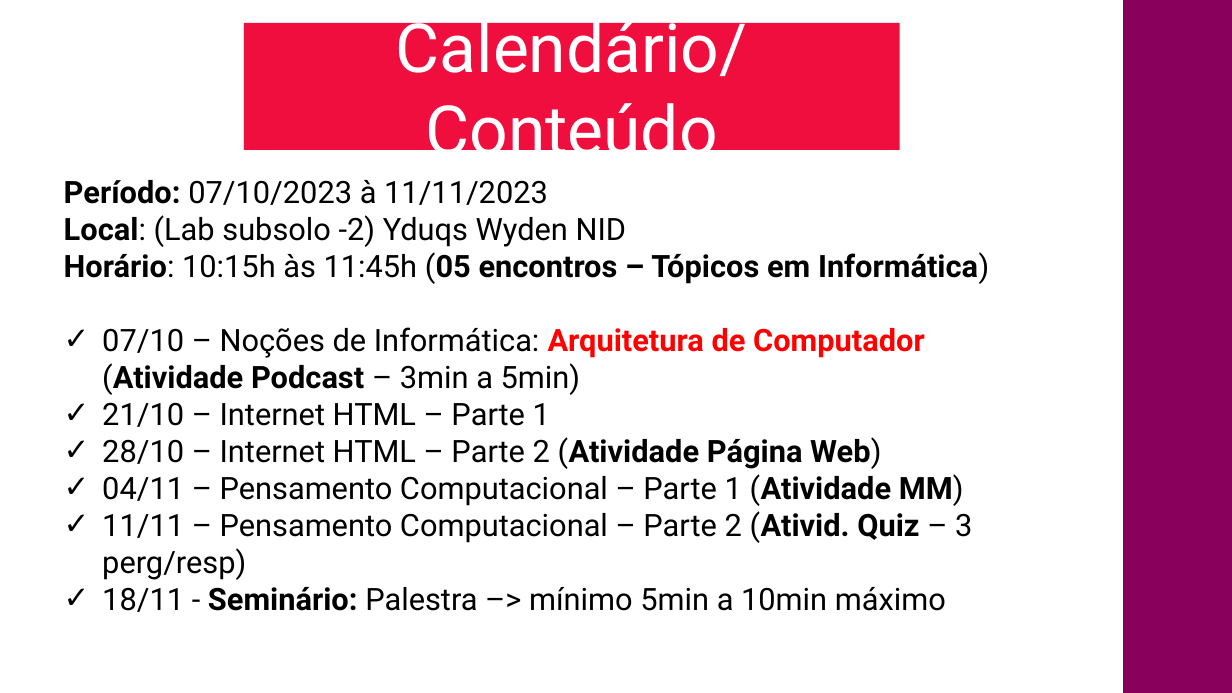
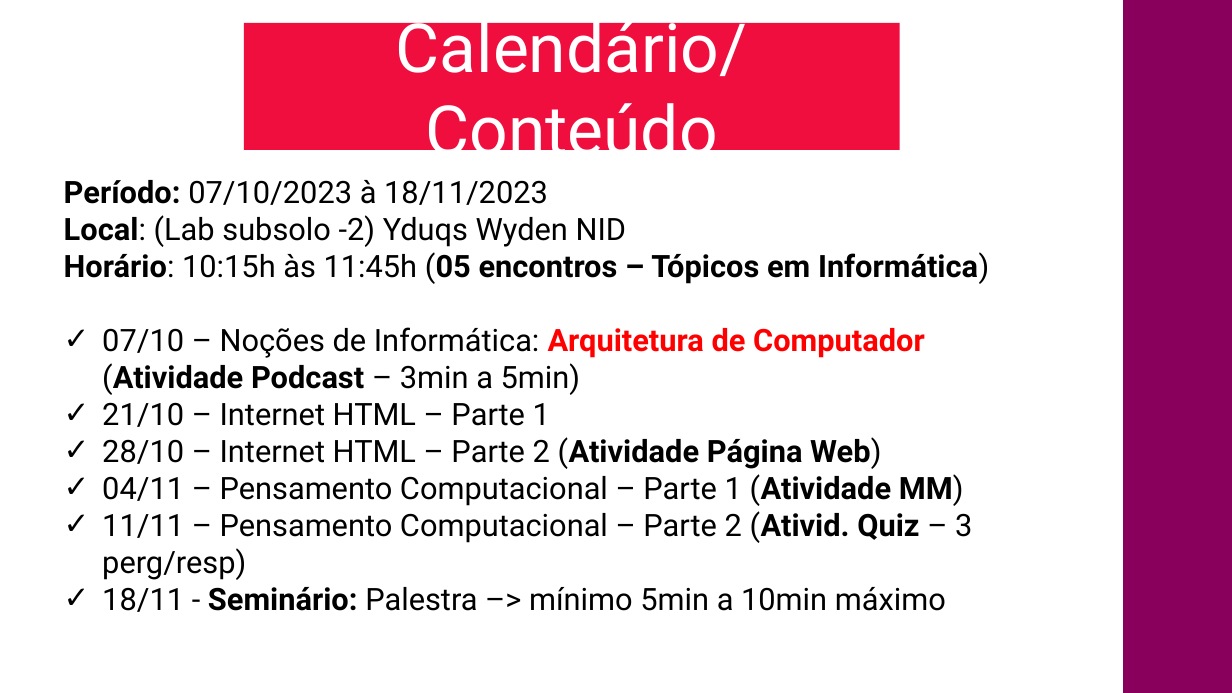
Before and after one commit to CloudEducationBrazil/nidyduqswyden, a slide deck: slide 7 of 00 Lesson Plan/Apresentação - NID Yduqs Wyden - Curso Tópicos em Informática.pptx. Drawn at 1232x693 pixels with LibreOffice and Linux fonts; fonts in the diff are those of the drawing; background and template pictures are left out. Boxes give left, top, right and bottom in pixels: in the first picture for what was removed or moved away, otherwise in the second. Text is boxed around its words. In the diff, an @@ line names an element or a change of style, - is before the commit and + after.

Commit message:
Ajustes slides - 09102023

```diff
--- a/00 Lesson Plan/Apresentação - NID Yduqs Wyden - Curso Tópicos em Informática.pptx
+++ b/00 Lesson Plan/Apresentação - NID Yduqs Wyden - Curso Tópicos em Informática.pptx
@@ text at box(64, 180, 548, 205): text changed @@
-Período: 07/10/2023 à 11/11/2023
+Período: 07/10/2023 à 18/11/2023
```
